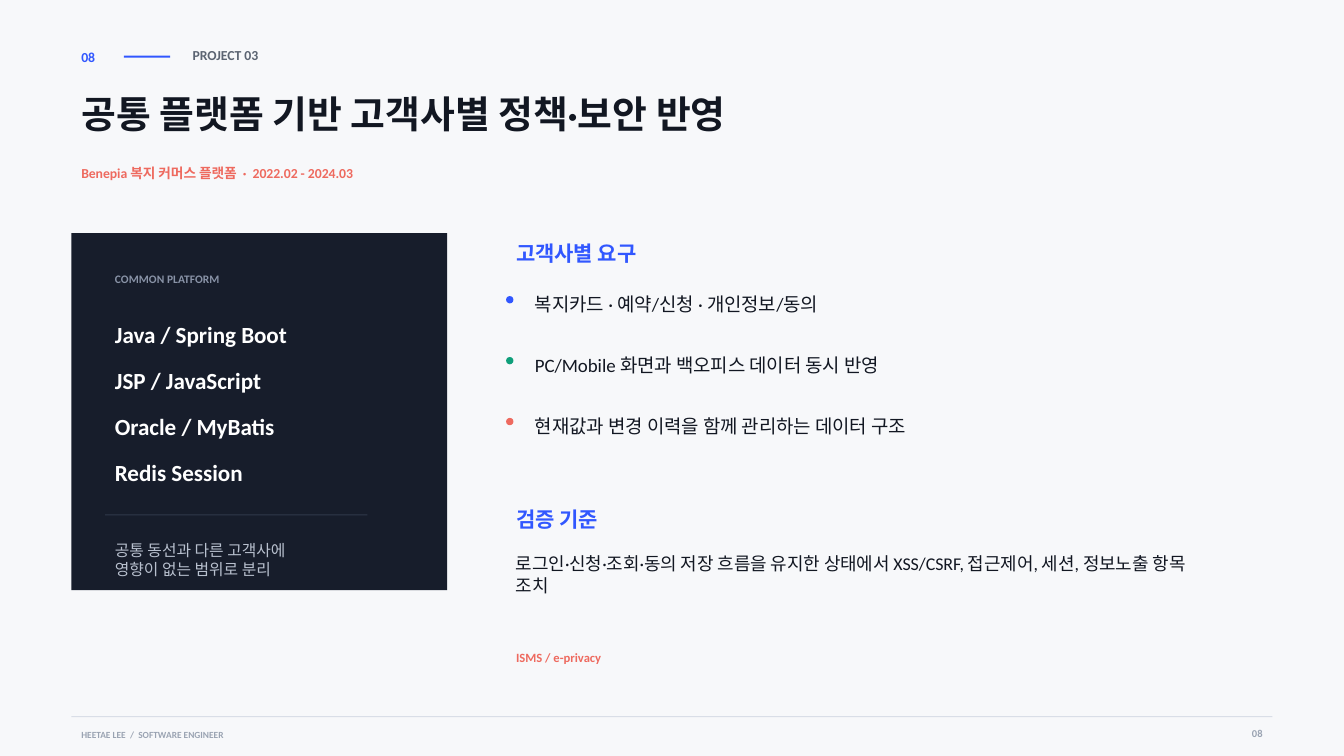
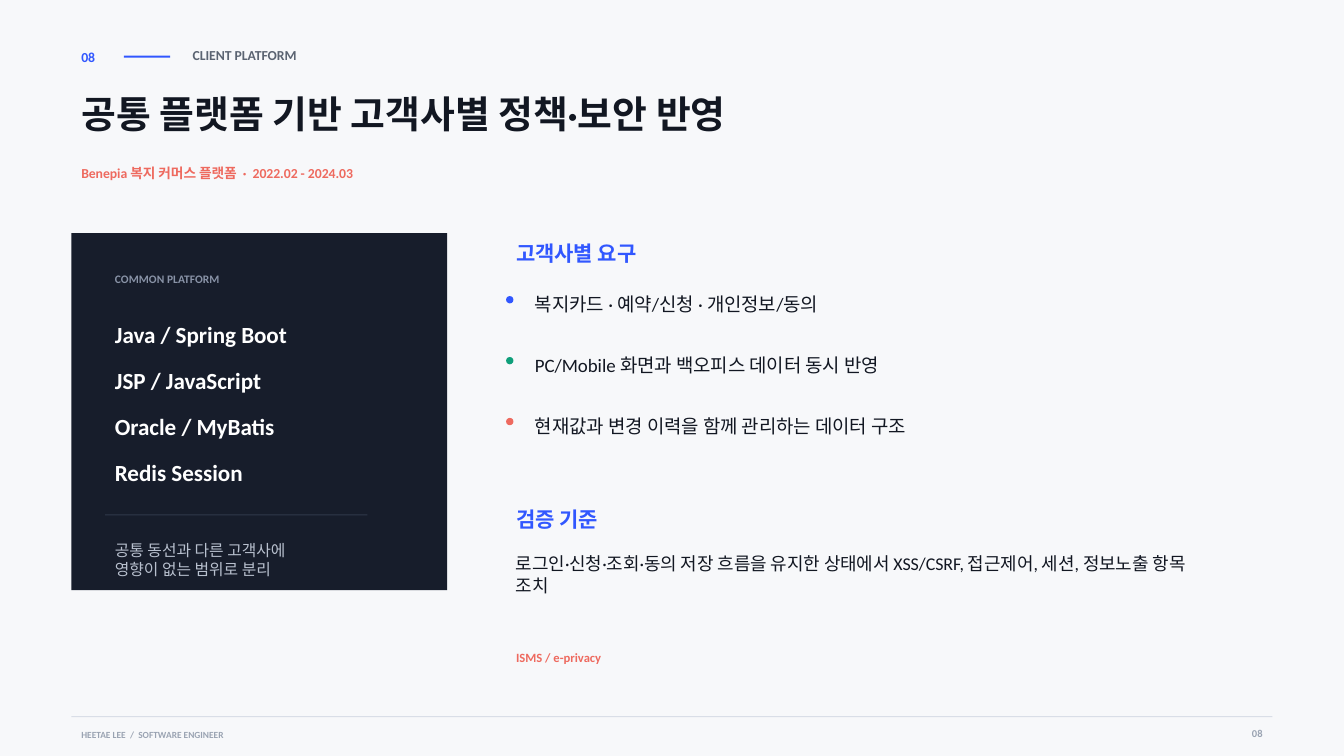
Before and after one commit to heetae-L/heetae-L.github.io, a slide deck: slide 8 of portfolio/heetae-lee-portfolio.pptx. Drawn at 1344x756 pixels with LibreOffice and Linux fonts; fonts in the diff are those of the drawing. Boxes give left, top, right and bottom in pixels: in the first picture for what was removed or moved away, otherwise in the second. Text is boxed around its words. In the diff, an @@ line names an element or a change of style, - is before the commit and + after.

```diff
--- a/portfolio/heetae-lee-portfolio.pptx
+++ b/portfolio/heetae-lee-portfolio.pptx
@@ text at (193, 51, 297, 60): text changed @@
-PROJECT 03
+CLIENT PLATFORM
```
Also in this commit, not shown: 4 other slides changed, 18 other files.
